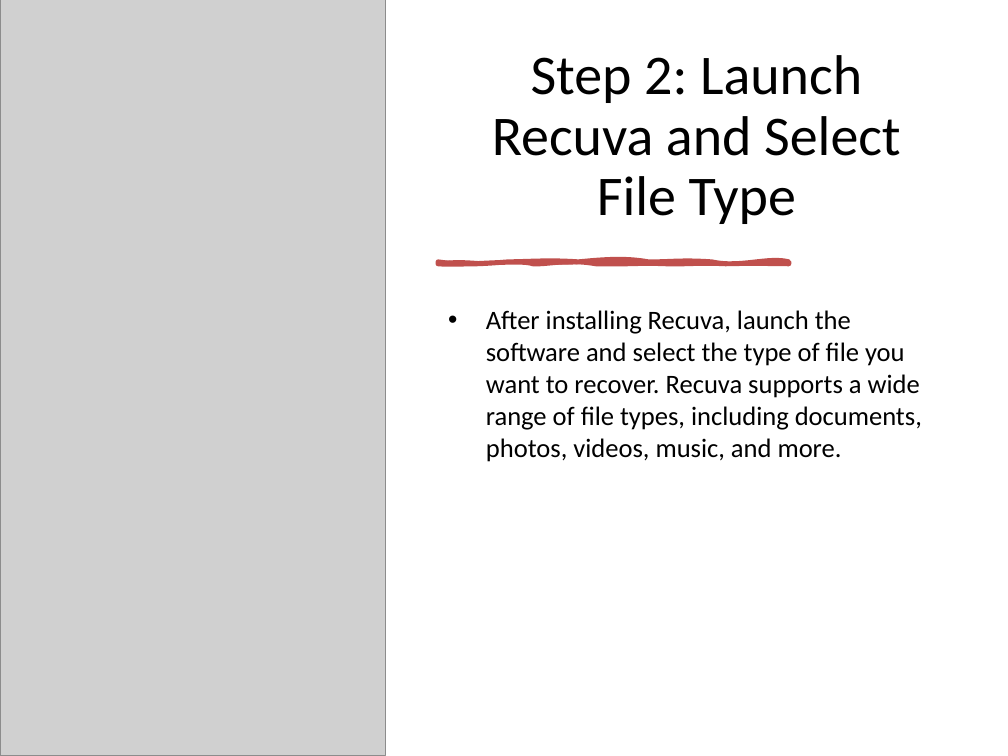
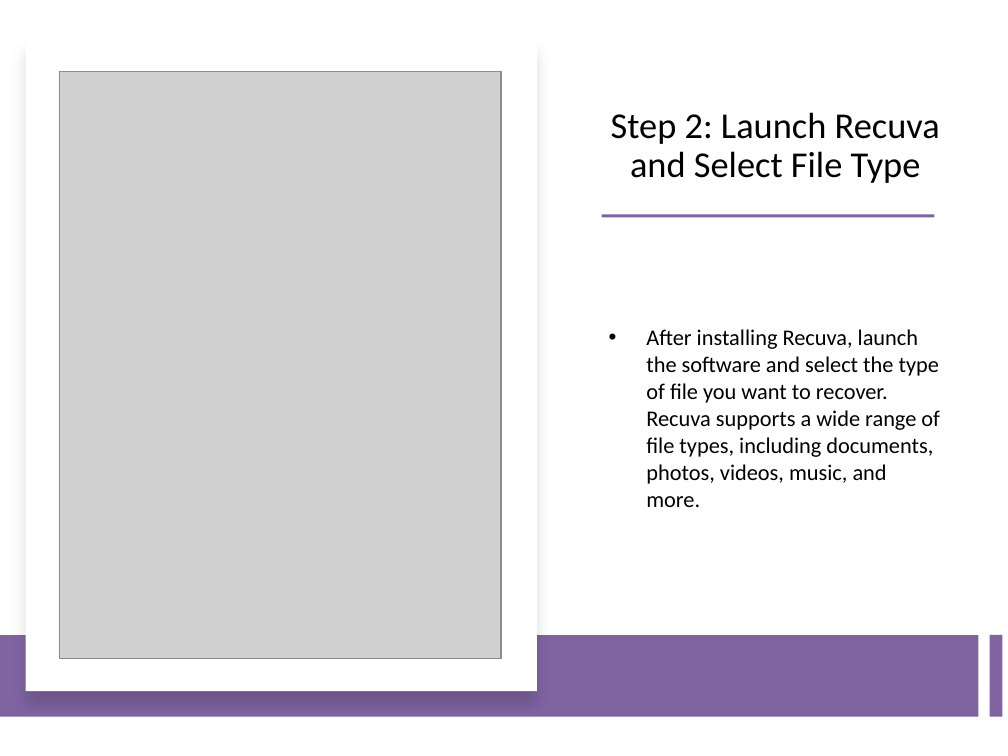
Before and after one commit to sarthak22122000/Open-Source-Project, a slide deck: slide 4 of Recuva_File_Recovery.pptx. Drawn at 1008x756 pixels with LibreOffice and Linux fonts; fonts in the diff are those of the drawing; grey boxes stand for pictures. Boxes give left, top, right and bottom in pixels: in the first picture for what was removed or moved away, otherwise in the second. Text is boxed around its words. In the diff, an @@ line names an element or a change of style, - is before the commit and + after.

```diff
--- a/Recuva_File_Recovery.pptx
+++ b/Recuva_File_Recovery.pptx
@@ rectangle added at (x1=25, y1=39, x2=536, y2=691), fill #FFFFFF @@
@@ title "Step 2: Launch Recuva and ..." moved from (x1=492, y1=55, x2=901, y2=224) to (x1=611, y1=112, x2=940, y2=183) @@
@@ title "Step 2: Launch Recuva and ..." at (x1=611, y1=112, x2=940, y2=183): size 40 to 26 pt @@
@@ picture resized from (x1=0, y1=0, x2=385, y2=756) to (x1=59, y1=72, x2=501, y2=658) @@
@@ text "After installing Recuva, launch the ..." moved from (x1=486, y1=310, x2=922, y2=462) to (x1=646, y1=329, x2=940, y2=507) @@
@@ text "After installing Recuva, launch the ..." at (x1=646, y1=329, x2=940, y2=507): size 19 to 16 pt; vertical alignment top to middle @@
@@ rectangle added at (x1=602, y1=215, x2=934, y2=218), fill #8064A2 @@
@@ freeform shape removed at (x1=438, y1=262, x2=789, y2=264) @@
@@ rectangle added at (x1=0, y1=635, x2=979, y2=717), fill #8064A2 @@
@@ rectangle added at (x1=990, y1=635, x2=1003, y2=717), fill #8064A2 @@
```
Also in this commit, not shown: 6 other slides changed.
